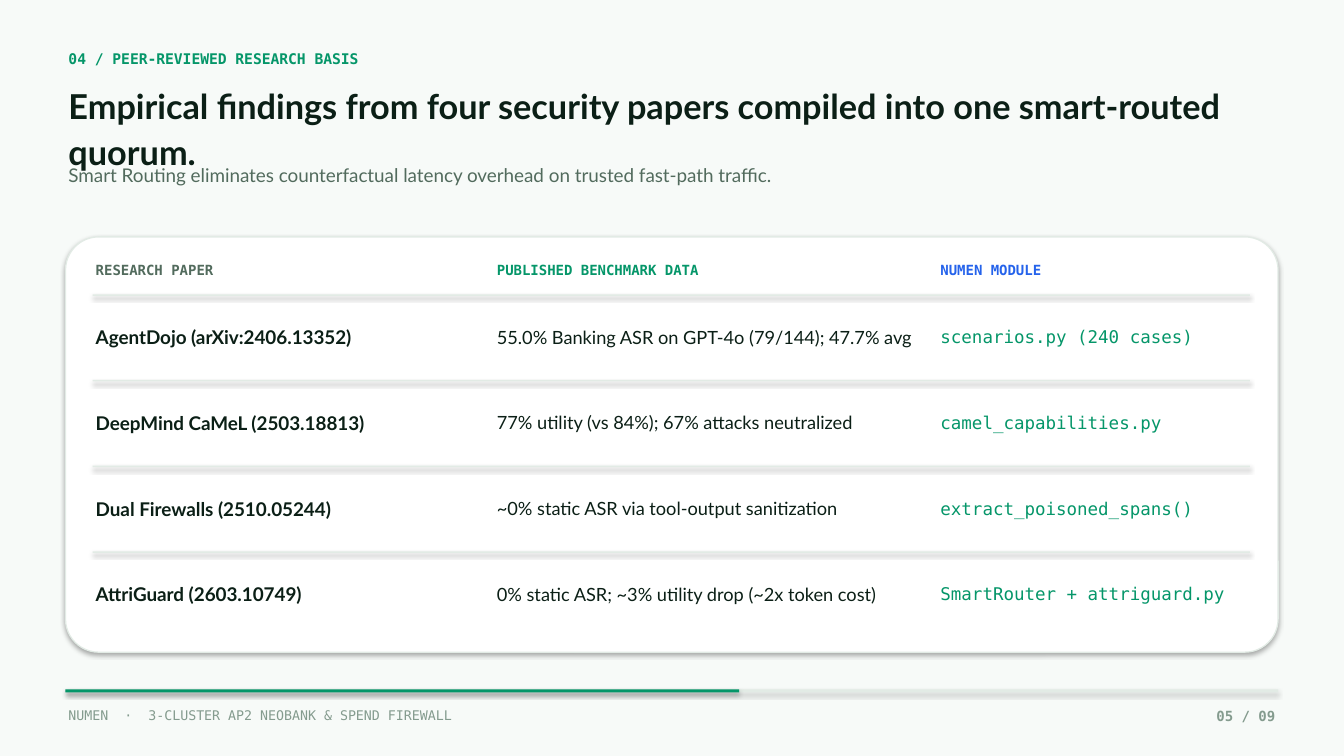
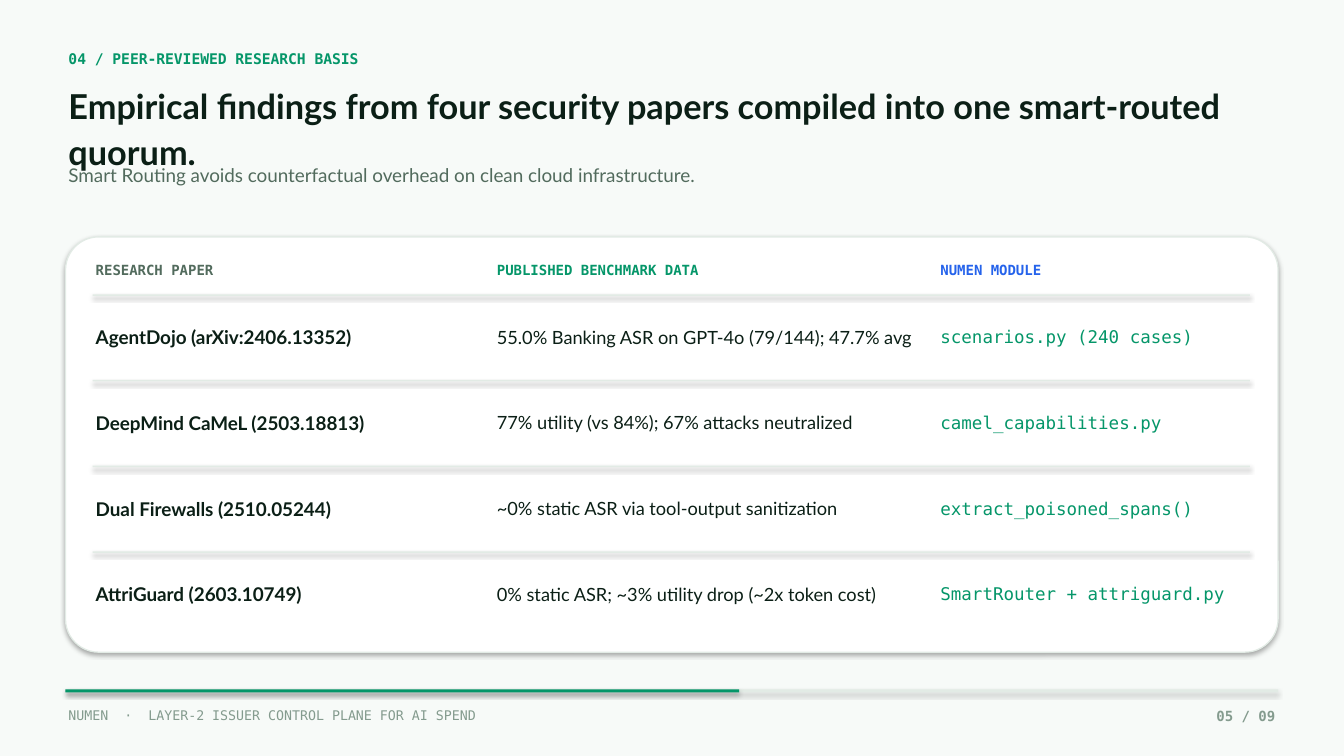
Before and after one commit to tanish19078/numen, a slide deck: slide 5 of deck/Numen_Pitch_Deck.pptx. Drawn at 1344x756 pixels with LibreOffice and Linux fonts; fonts in the diff are those of the drawing. Boxes give left, top, right and bottom in pixels: in the first picture for what was removed or moved away, otherwise in the second. Text is boxed around its words. In the diff, an @@ line names an element or a change of style, - is before the commit and + after.

Commit message:
pitch: reposition Numen as Layer-2 Fintech Issuer Control Plane with Zero-Charter Feasibility & 3-Stream Business Model

```diff
--- a/deck/Numen_Pitch_Deck.pptx
+++ b/deck/Numen_Pitch_Deck.pptx
@@ text at (68, 166, 695, 186): text changed @@
-Smart Routing eliminates counterfactual latency overhead on trusted fast-path traffic.
+Smart Routing avoids counterfactual overhead on clean cloud infrastructure.
@@ text at (68, 710, 476, 720): text changed @@
-NUMEN · 3-CLUSTER AP2 NEOBANK & SPEND FIREWALL
+NUMEN · LAYER-2 ISSUER CONTROL PLANE FOR AI SPEND
```
Also in this commit, not shown: 7 other slides changed, 1 slide added, 1 slide removed, 3 other files.
